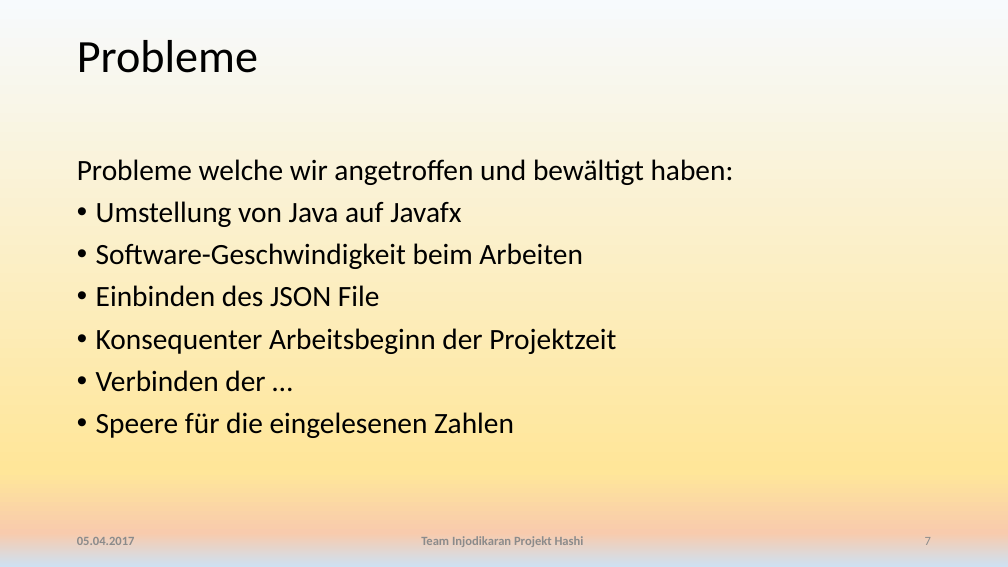
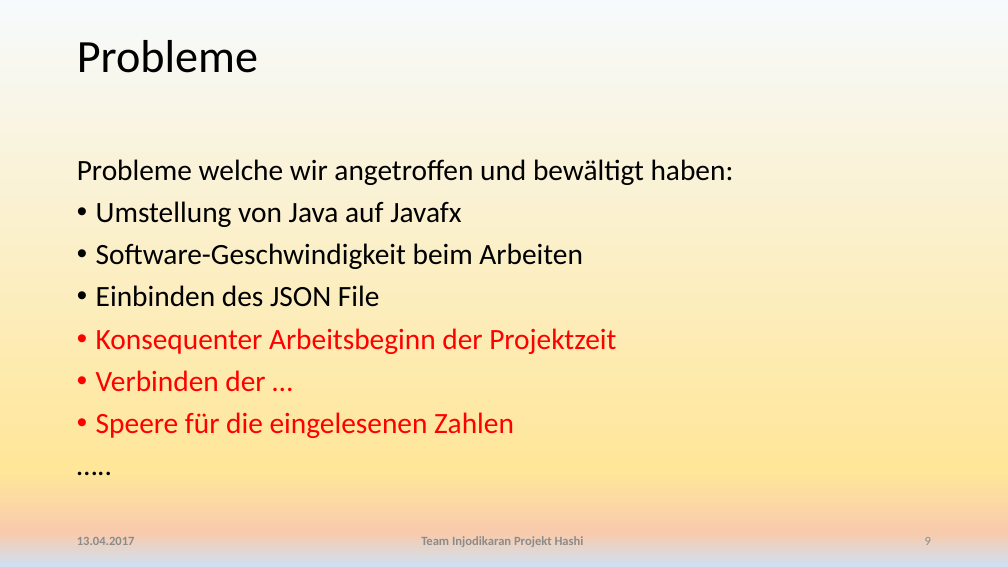
Before and after one commit to Injodikaran/AVR, a slide deck: slide 9 of Doku & Präsi/Präsentation Projekt Sudoku.pptx (slide 7 before the commit). Drawn at 1008x567 pixels with LibreOffice and Linux fonts; fonts in the diff are those of the drawing. Boxes give left, top, right and bottom in pixels: in the first picture for what was removed or moved away, otherwise in the second. Text is boxed around its words. In the diff, an @@ line names an element or a change of style, - is before the commit and + after.

```diff
--- a/Doku & Präsi/Präsentation Projekt Sudoku.pptx
+++ b/Doku & Präsi/Präsentation Projekt Sudoku.pptx
@@ text at [77,159,734,438]: paragraph added @@
+…..
@@ text at [96,328,616,438]: text colour #000000 to #FF0000 in "Konsequenter Arbeitsbeginn der Projektzeit", "Verbinden der …", "Speere für die eingelesenen Zahlen" @@
@@ text at [77,537,135,545]: text changed @@
-05.04.2017
+13.04.2017
@@ page number at [925,537,931,545]: text changed @@
-7
+9
```
Also in this commit, not shown: 9 other slides changed, 2 slides added, 1 other file.
